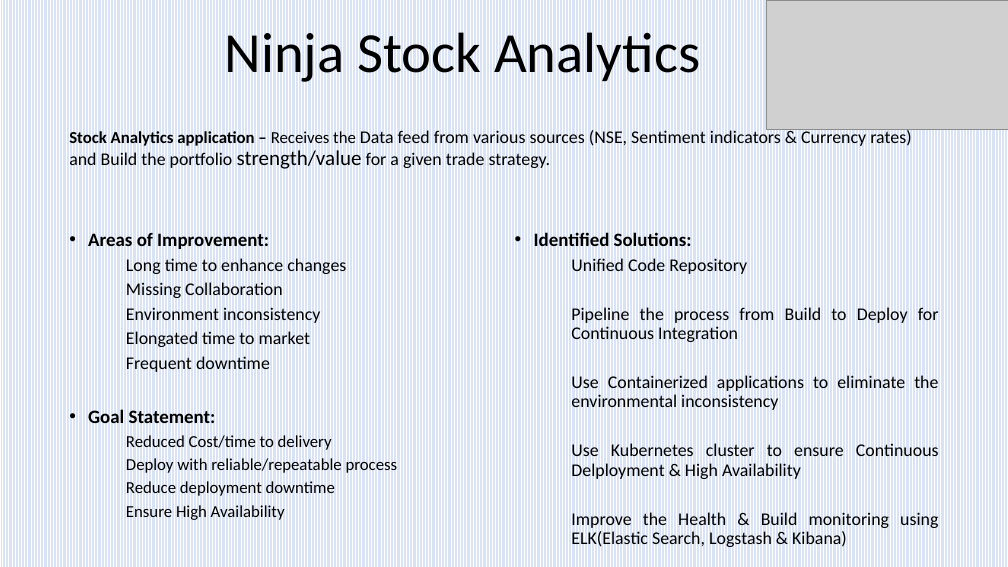
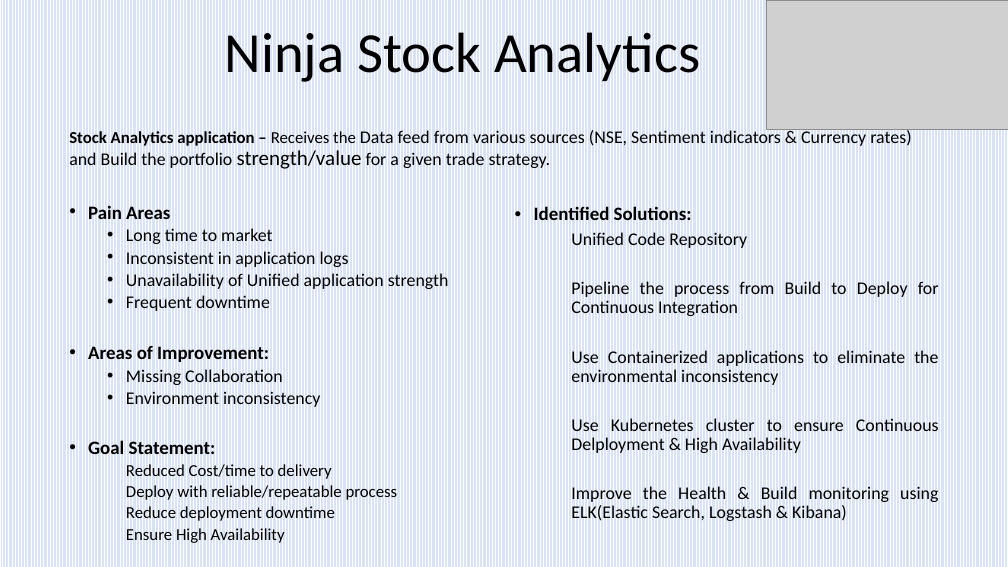
Before and after one commit to sivadevops1/cicd-pipeline-gradle, a slide deck: slide 1 of NinjaApplicationV0.2.pptx. Drawn at 1008x567 pixels with LibreOffice and Linux fonts; fonts in the diff are those of the drawing; grey boxes stand for pictures. Boxes give left, top, right and bottom in pixels: in the first picture for what was removed or moved away, otherwise in the second. Text is boxed around its words. In the diff, an @@ line names an element or a change of style, - is before the commit and + after.

Commit message:
ppt v0.3

```diff
--- a/NinjaApplicationV0.2.pptx
+++ b/NinjaApplicationV0.2.pptx
@@ text "Pain Areas": place and size @@
-text "Pain Areas" at <box>88,233,398,520</box>
+text "Pain Areas" at <box>88,205,449,543</box>
@@ text at <box>88,205,449,311</box>: paragraphs added @@
+• Pain Areas
+  • Long time to market
+  • Inconsistent in application logs
+  • Unavailability of Unified application strength
+  • Frequent downtime
@@ text "Identified Solutions:": place and size @@
-text "Identified Solutions:" at <box>534,232,939,547</box>
+text "Identified Solutions:" at <box>534,206,939,521</box>
@@ text at <box>126,258,346,274</box>: paragraph removed @@
-  Long time to enhance changes
@@ text at <box>88,346,398,543</box>: line spacing 0.9 to 0.8; bullet none to • @@
@@ text at <box>126,331,310,372</box>: paragraphs removed @@
-  Elongated time to market
-  Frequent downtime
```
Also in this commit, not shown: 3 other slides changed, 1 slide removed, 4 other files.
